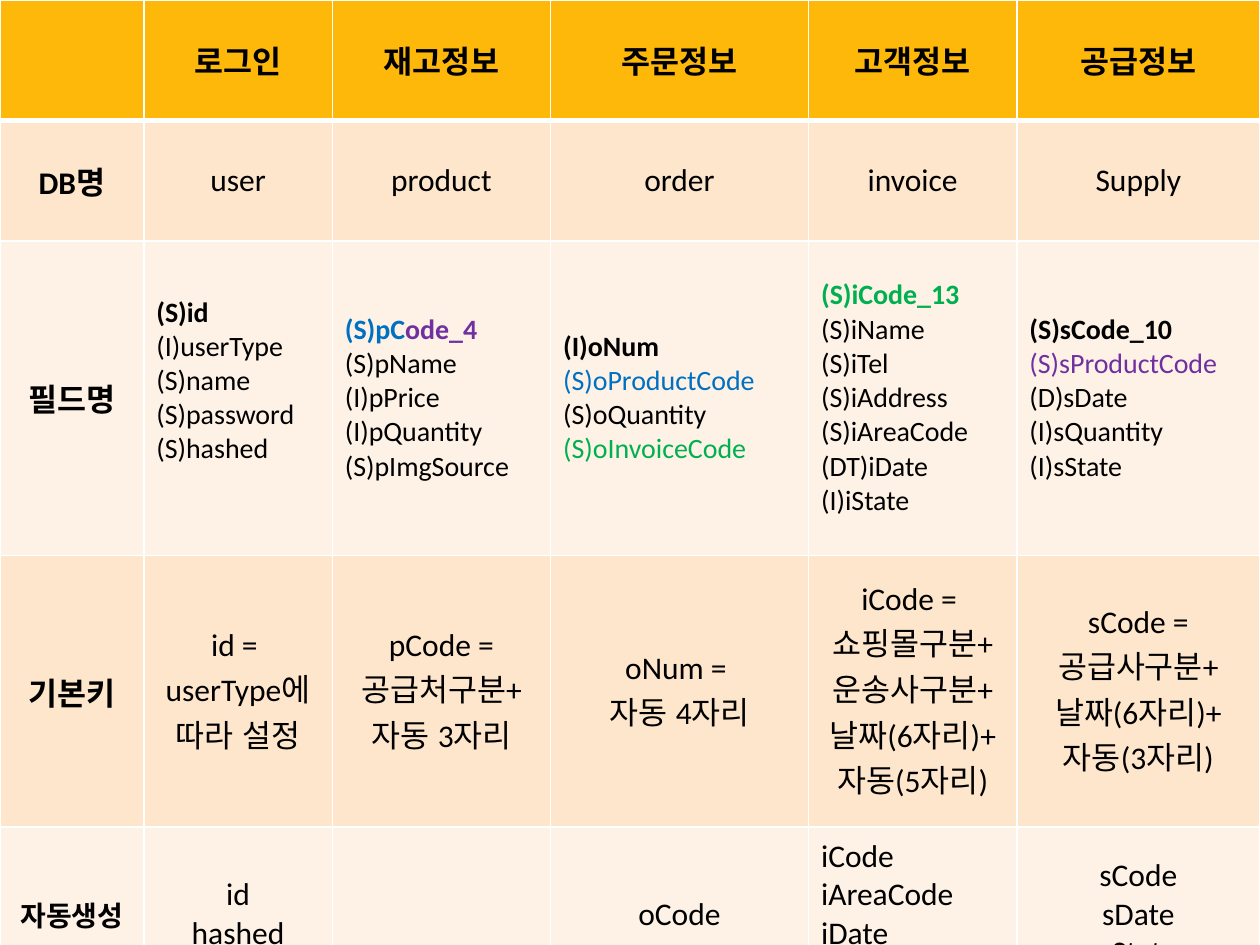
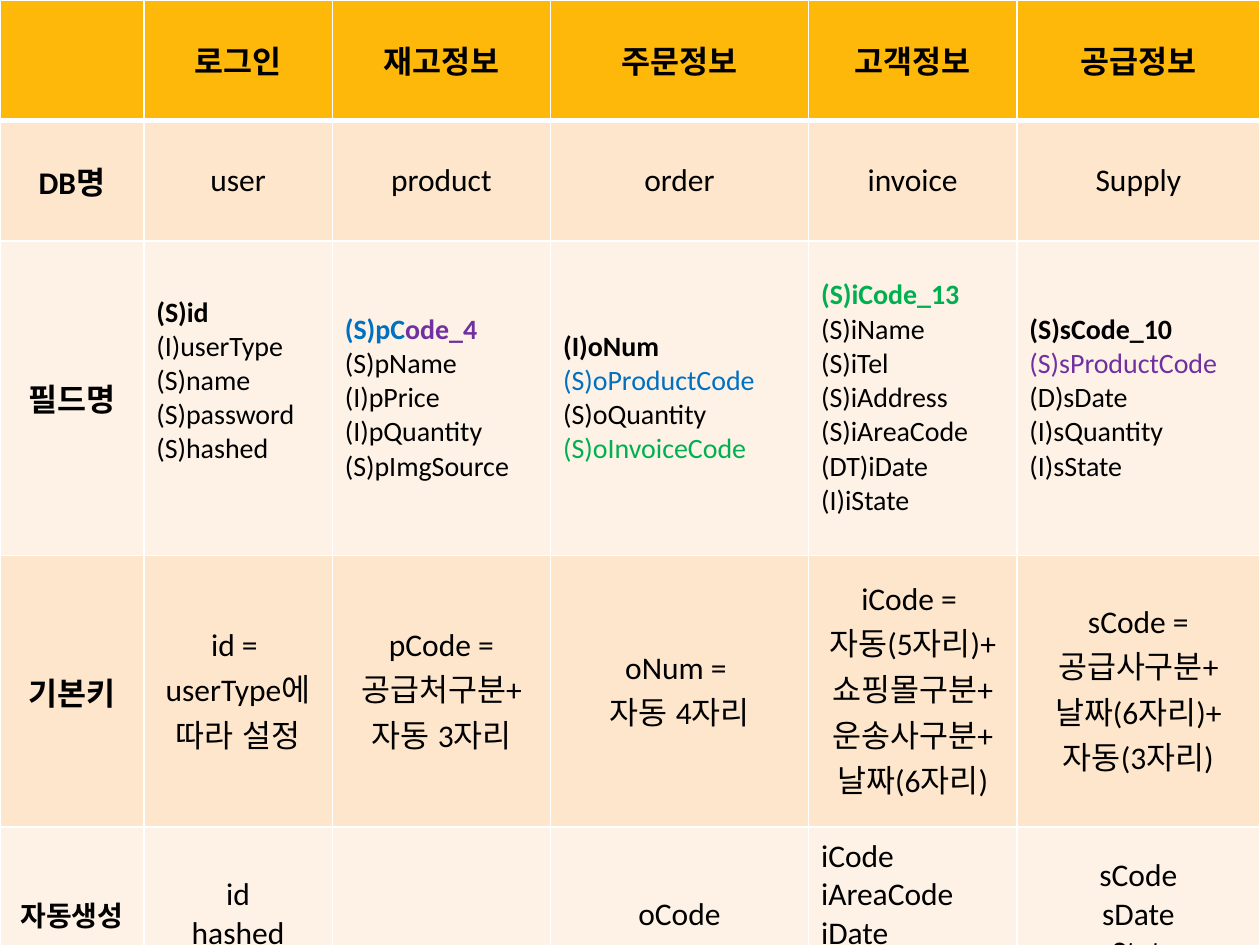
Before and after one commit to lx9203/fulfillmentBlue, a slide deck: slide 7 of file/PPT/BluePPT.pptx. Drawn at 1260x945 pixels with LibreOffice and Linux fonts; fonts in the diff are those of the drawing; background and template pictures are left out. Boxes give left, top, right and bottom in pixels: in the first picture for what was removed or moved away, otherwise in the second. Text is boxed around its words. In the diff, an @@ line names an element or a change of style, - is before the commit and + after.

```diff
--- a/file/PPT/BluePPT.pptx
+++ b/file/PPT/BluePPT.pptx
@@ table at (0,0,1260,945) @@
-row 4, column 5: iCode = / 쇼핑몰구분+ / 운송사구분+ / 날짜(6자리)+ / 자동(5자리)
+row 4, column 5: iCode = / 자동(5자리)+ / 쇼핑몰구분+ / 운송사구분+ / 날짜(6자리)
```
Also in this commit, not shown: 2 other files.
